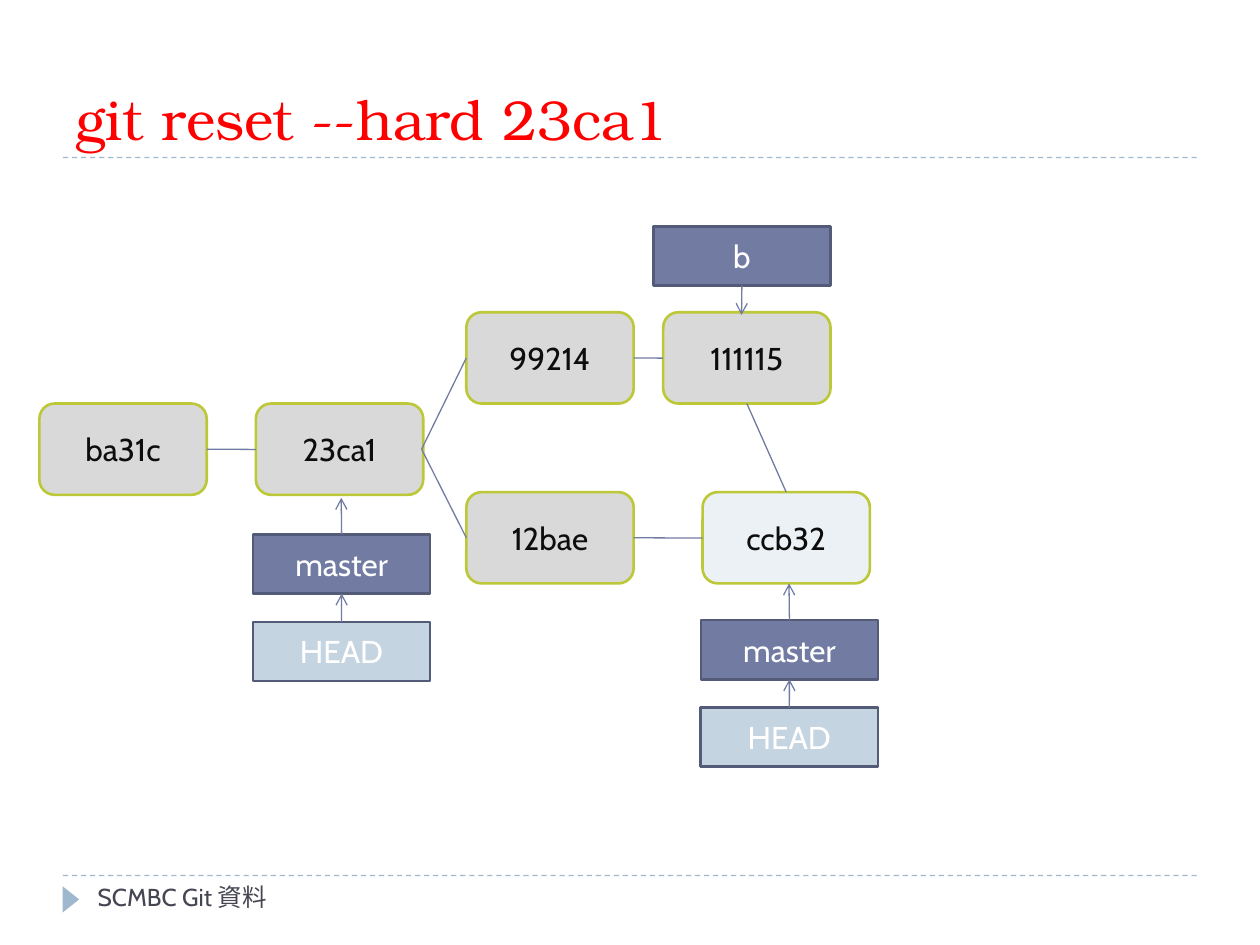
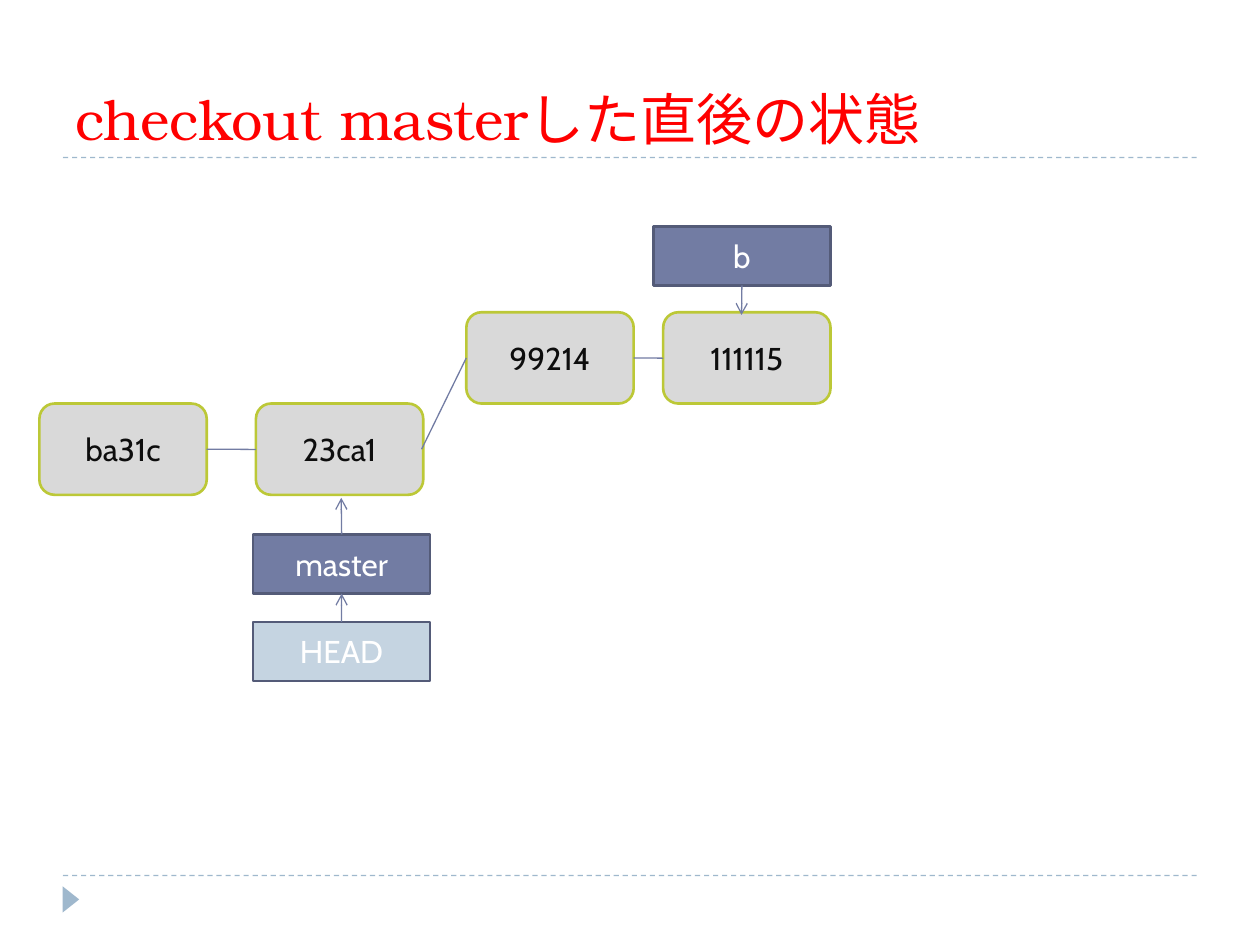
Before and after one commit to kyonmm/SCMBootCamp, a slide deck: slide 28 of git/presen/SCMBC_Git.pptx. Drawn at 1260x945 pixels with LibreOffice and Linux fonts; fonts in the diff are those of the drawing. Boxes give left, top, right and bottom in pixels: in the first picture for what was removed or moved away, otherwise in the second. Text is boxed around its words. In the diff, an @@ line names an element or a change of style, - is before the commit and + after.

Commit message:
Gitの資料を更新

```diff
--- a/git/presen/SCMBC_Git.pptx
+++ b/git/presen/SCMBC_Git.pptx
@@ title at bbox=[75, 93, 920, 145]: text changed @@
-git reset --hard 23ca1
+checkout masterした直後の状態
@@ line removed from (747, 403) to (786, 493) @@
@@ line removed from (422, 450) to (466, 538) @@
@@ rounded rectangle removed at bbox=[466, 493, 634, 583] @@
-12bae
@@ rounded rectangle removed at bbox=[703, 493, 871, 583] @@
-ccb32
@@ line removed from (634, 538) to (703, 538) @@
@@ arrow removed from (790, 620) to (789, 583) @@
@@ rectangle removed at bbox=[701, 620, 878, 679] @@
-master
@@ arrow removed from (789, 707) to (790, 679) @@
@@ rectangle removed at bbox=[701, 707, 878, 766] @@
-HEAD
@@ text removed at bbox=[98, 885, 267, 908] @@
-SCMBC Git 資料
```
Also in this commit, not shown: 32 other slides changed, 12 slides added, 9 slides removed.
